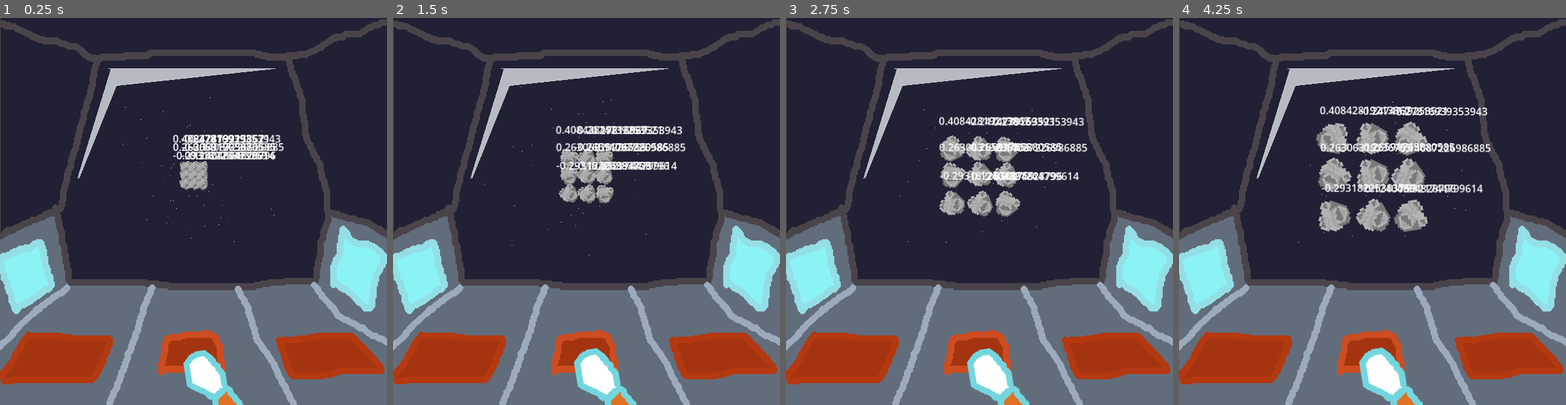
Above: before the commit, frames 1-4 (left to right).
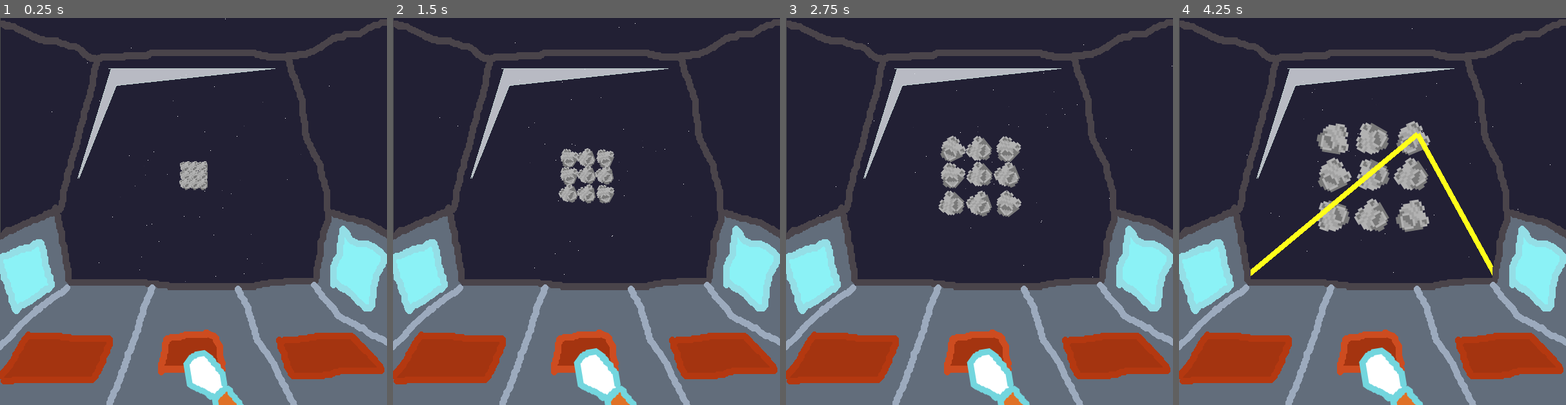
Above: after the commit, the same moments.

Repository: sugarvoid/alpha-space
Game: Godot game, scene res://game/game.tscn
The game is run twice, just before and just after one commit, with the same random seed, the same clock (stepped at 60 frames per second) and the same inputs. The project has no main scene, so this scene is started directly.
Inputs:
- Up to frame 1 (0.25 s): no input
- Up to frame 2 (1.5 s): no input
- Up to frame 3 (2.75 s): no input
- Up to frame 4 (4.25 s): no input

The runs differ from the first frame. In frame 1, 1.5% of the frame differs, in the area x 13-86%, y 0-69%; in frame 2, 2.0%; in frame 3, 2.4%; in frame 4, 4.2%, in the area x 17-96%, y 2-67%.

Commit message:
Added laser manager

Diff:
--- a/game/game.gd
+++ b/game/game.gd
@@ -1,9 +1,12 @@
+class_name Game
 extends Node2D
+
+@onready var fps_label: Control = get_node("CanvasLayer/FPSCounter")
 
 enum states {
 
 }
-@onready var fps_label: Control = get_node("CanvasLayer/FPSCounter")
+
 
 var state: int
 
--- a/game/game.tscn
+++ b/game/game.tscn
@@ -7,6 +7,7 @@
 [ext_resource type="PackedScene" uid="uid://chwyx6msikv4k" path="res://game/space_back_ground.tscn" id="5_cw3rp"]
 [ext_resource type="PackedScene" uid="uid://brpmynuyrhbkj" path="res://game/manager/meteor_manager.tscn" id="6_guurn"]
 [ext_resource type="PackedScene" uid="uid://b43yhcx7q06cy" path="res://game/hud/fps_counter.tscn" id="7_ufc36"]
+[ext_resource type="PackedScene" uid="uid://blypbjnijctbi" path="res://game/manager/laser_manager.tscn" id="8_05m1i"]
 
 [node name="Game" type="Node2D"]
 script = ExtResource("1_8vr4e")
@@ -14,15 +15,18 @@
 [node name="SpaceBackGround" parent="." instance=ExtResource("5_cw3rp")]
 position = Vector2(301, 297)
 
-[node name="CorkPit" parent="." instance=ExtResource("3_hqsl1")]
-
 [node name="StarField" parent="." instance=ExtResource("4_onjy1")]
 position = Vector2(301, 245)
+scale = Vector2(2, 2)
+
+[node name="MeteorManager" parent="." instance=ExtResource("6_guurn")]
+
+[node name="LaserManager" parent="." instance=ExtResource("8_05m1i")]
+
+[node name="CorkPit" parent="." instance=ExtResource("3_hqsl1")]
 
 [node name="Hand" parent="." instance=ExtResource("2_ni3ut")]
 position = Vector2(345, 562)
-
-[node name="MeteorManager" parent="." instance=ExtResource("6_guurn")]
 
 [node name="CanvasLayer" type="CanvasLayer" parent="."]
 visible = false
--- /dev/null
+++ b/game/laser/laser.gd
@@ -0,0 +1,32 @@
+class_name Laser
+extends Node2D
+
+@onready var line_2d: Line2D = get_node("Line2D")
+@onready var animation_player: AnimationPlayer = get_node("AnimationPlayer")
+
+var start_pos: Vector2
+var end_pos: Vector2
+
+func _ready() -> void:
+	assert(self.start_pos != Vector2.ZERO or self.start_pos != Vector2.ZERO, "Laser does not have a start or end point!")
+	self._create_line()
+	self.animation_player.play("flash")
+
+func _create_line() -> void:
+	self.line_2d.clear_points()
+	self.line_2d.add_point(self.start_pos)
+	self.line_2d.add_point(self.end_pos)
+
+
+func flash_lasers() -> void:
+	# Line2d.visible = false
+	# Line2d.visible = true
+	# maybe to x2
+	# false
+	pass
+
+func _remove_self() -> void:
+	self.queue_free()
+
+func _connect_child_signals() -> void:
+	self.animation_player.animation_finished.connect(_remove_self)
--- /dev/null
+++ b/game/laser/laser.tscn
@@ -0,0 +1,37 @@
+[gd_scene load_steps=4 format=3 uid="uid://dc5rsmpqsonru"]
+
+[ext_resource type="Script" path="res://game/laser/laser.gd" id="1_oaoc3"]
+
+[sub_resource type="Animation" id="Animation_rhkmv"]
+resource_name = "flash"
+length = 0.3
+tracks/0/type = "value"
+tracks/0/imported = false
+tracks/0/enabled = true
+tracks/0/path = NodePath(".:visible")
+tracks/0/interp = 1
+tracks/0/loop_wrap = true
+tracks/0/keys = {
+"times": PackedFloat32Array(0, 0.1, 0.2, 0.3),
+"transitions": PackedFloat32Array(1, 1, 1, 1),
+"update": 1,
+"values": [true, false, true, false]
+}
+
+[sub_resource type="AnimationLibrary" id="AnimationLibrary_1a7du"]
+_data = {
+"flash": SubResource("Animation_rhkmv")
+}
+
+[node name="Laser" type="Node2D"]
+script = ExtResource("1_oaoc3")
+
+[node name="Line2D" type="Line2D" parent="."]
+points = PackedVector2Array(76, 109, 385, 405)
+width = 8.0
+default_color = Color(1, 1, 0.101961, 1)
+
+[node name="AnimationPlayer" type="AnimationPlayer" parent="."]
+libraries = {
+"": SubResource("AnimationLibrary_1a7du")
+}
--- a/game/laser/lasers.gd
+++ /dev/null
@@ -1,27 +0,0 @@
-extends Node2D
-
-
-# Called when the node enters the scene tree for the first time.
-func _ready() -> void:
-	$Line2D.clear_points()
-	$Line2D.add_point(Vector2(190, 50))
-	$Line2D.add_point(Vector2(320, 74))
-	$Line2D.add_point(Vector2(20, 74))
-
-
-func create_laser_line(st_point: Vector2, end_point: Vector2) -> void:
-	$Line2D.clear_points()
-	$Line2D.add_point(st_point)
-	$Line2D.add_point(end_point)
-
-
-func flash_lasers() -> void:
-	# Line2d.visible = false
-	# Line2d.visible = true
-	# maybe to x2
-	# false
-	pass
-
-# Called every frame. 'delta' is the elapsed time since the previous frame.
-func _process(delta: float) -> void:
-	pass
--- a/game/laser/lasers.tscn
+++ /dev/null
@@ -1,22 +0,0 @@
-[gd_scene load_steps=3 format=3 uid="uid://5x5telfb5rpg"]
-
-[ext_resource type="Texture2D" uid="uid://mn0j3wbffi0e" path="res://game/laser/TEMP_laser.png" id="1_27dnc"]
-[ext_resource type="Script" path="res://game/laser/lasers.gd" id="1_oaoc3"]
-
-[node name="Lasers" type="Node2D"]
-script = ExtResource("1_oaoc3")
-
-[node name="Left" type="Sprite2D" parent="."]
-position = Vector2(72.5936, 370)
-scale = Vector2(-0.586035, 1)
-texture = ExtResource("1_27dnc")
-
-[node name="Right" type="Sprite2D" parent="."]
-position = Vector2(229, 371)
-scale = Vector2(0.523, 1)
-texture = ExtResource("1_27dnc")
-
-[node name="Line2D" type="Line2D" parent="."]
-points = PackedVector2Array(234, 79, 405, 426)
-width = 8.0
-default_color = Color(1, 1, 0.101961, 1)
--- /dev/null
+++ b/game/manager/laser_manager.gd
@@ -0,0 +1,28 @@
+class_name LaserManager
+extends Node2D
+
+@onready var left_turrent: Marker2D = get_node("Left")
+@onready var right_turrent: Marker2D = get_node("Right")
+
+const  p_laser: PackedScene = preload("res://game/laser/laser.tscn")
+
+
+func _ready() -> void:
+	pass
+
+func add_lasers_to_screen(target: Vector2) -> void:
+	var laser_left: Laser = p_laser.instantiate()
+	laser_left.start_pos = target
+	laser_left.end_pos = left_turrent.global_position
+
+	var laser_right: Laser = p_laser.instantiate()
+	laser_right.start_pos = target
+	laser_right.end_pos = right_turrent.global_position
+
+	self.add_child(laser_left)
+	self.add_child(laser_right)
+
+
+
+func _on_timer_timeout() -> void:
+	add_lasers_to_screen(Vector2(370, 180))
--- /dev/null
+++ b/game/manager/laser_manager.tscn
@@ -0,0 +1,18 @@
+[gd_scene load_steps=2 format=3 uid="uid://blypbjnijctbi"]
+
+[ext_resource type="Script" path="res://game/manager/laser_manager.gd" id="1_ftqdp"]
+
+[node name="LaserManager" type="Node2D"]
+script = ExtResource("1_ftqdp")
+
+[node name="Left" type="Marker2D" parent="."]
+position = Vector2(84, 418)
+
+[node name="Right" type="Marker2D" parent="."]
+position = Vector2(509, 433)
+
+[node name="Timer" type="Timer" parent="."]
+wait_time = 2.0
+autostart = true
+
+[connection signal="timeout" from="Timer" to="." method="_on_timer_timeout"]
--- a/game/manager/meteor_manager.gd
+++ b/game/manager/meteor_manager.gd
@@ -5,6 +5,8 @@
 @onready var outer_node: Node2D = get_node("Outer")
 
 const p_Meteor: PackedScene = preload("res://game/meteor/meteor.tscn")
+
+var current_meteors: Array
 
 var inner_positions: Array
 var outer_positions: Array
@@ -30,6 +32,8 @@
 	add_meteor_to_screen(7)
 	add_meteor_to_screen(8)
 
+	print(self.current_meteors)
+
 
 # Called every frame. 'delta' is the elapsed time since the previous frame.
 func _process(delta: float) -> void:
@@ -37,8 +41,10 @@
 
 func _add_meteor_to_child(child_num: int, meteor: Meteor) -> void:
 	self.inner_node.get_child(child_num).add_child(meteor)
+	self.current_meteors[child_num] = meteor
 
 func _resize_arrays() -> void:
+	self.current_meteors.resize(9)
 	self.inner_positions.resize(9)
 	self.outer_positions.resize(9)
 
--- a/game/manager/meteor_manager.tscn
+++ b/game/manager/meteor_manager.tscn
@@ -11,13 +11,13 @@
 position = Vector2(291, 234)
 
 [node name="1" type="Marker2D" parent="Inner"]
-position = Vector2(301, 234)
+position = Vector2(300, 234)
 
 [node name="2" type="Marker2D" parent="Inner"]
 position = Vector2(311, 234)
 
 [node name="3" type="Marker2D" parent="Inner"]
-position = Vector2(291, 244)
+position = Vector2(291, 245)
 
 [node name="4" type="Marker2D" parent="Inner"]
 position = Vector2(301, 244)
@@ -37,13 +37,13 @@
 [node name="Outer" type="Node2D" parent="."]
 
 [node name="0" type="Marker2D" parent="Outer"]
-position = Vector2(229, 179)
+position = Vector2(230, 180)
 
 [node name="1" type="Marker2D" parent="Outer"]
 position = Vector2(300, 180)
 
 [node name="2" type="Marker2D" parent="Outer"]
-position = Vector2(365, 181)
+position = Vector2(370, 180)
 
 [node name="3" type="Marker2D" parent="Outer"]
 position = Vector2(230, 245)
@@ -52,13 +52,13 @@
 position = Vector2(301, 244)
 
 [node name="5" type="Marker2D" parent="Outer"]
-position = Vector2(365, 246)
+position = Vector2(370, 245)
 
 [node name="6" type="Marker2D" parent="Outer"]
-position = Vector2(232, 317)
+position = Vector2(230, 317)
 
 [node name="7" type="Marker2D" parent="Outer"]
-position = Vector2(303, 318)
+position = Vector2(300, 318)
 
 [node name="8" type="Marker2D" parent="Outer"]
-position = Vector2(367, 318)
+position = Vector2(370, 318)
--- a/game/meteor/meteor.gd
+++ b/game/meteor/meteor.gd
@@ -30,14 +30,13 @@
 	self.sprite.scale = self.STARTING_SCALE
 	self.type = Meteor.TYPES.NUMBER
 	self.rotate_speed = self._get_ran_rotation_speed()
-	$label_rot_speed.text = str(self.rotate_speed)
 	self._move_to_end_pos()
 	self._increase_scale_to_one()
 	#######self._wobble()
 
 func _process(delta: float) -> void:
 	self.sprite.rotation += self.rotate_speed * delta
-	print(self.global_position)
+
 
 func check_for_match(input: String) -> bool:
 	return true
--- a/game/meteor/meteor.tscn
+++ b/game/meteor/meteor.tscn
@@ -27,12 +27,6 @@
 [node name="meteor" type="Node2D"]
 script = ExtResource("1_akqqa")
 
-[node name="label_rot_speed" type="Label" parent="."]
-offset_left = -20.0
-offset_top = -56.0
-offset_right = 20.0
-offset_bottom = -33.0
-
 [node name="Sprite2D" type="Sprite2D" parent="."]
 texture = ExtResource("2_gy8v2")
 
--- a/game/star_field/star_field.tscn
+++ b/game/star_field/star_field.tscn
@@ -20,7 +20,7 @@
 
 [node name="StarField" type="GPUParticles2D"]
 amount = 100
-lifetime = 1.4
+lifetime = 2.0
 preprocess = 3.0
 process_material = SubResource("ParticleProcessMaterial_4xhpi")
 script = ExtResource("1_fbwtk")
--- a/project.godot
+++ b/project.godot
@@ -10,6 +10,21 @@
 
 _global_script_classes=[{
 "base": "Node2D",
+"class": &"Game",
+"language": &"GDScript",
+"path": "res://game/game.gd"
+}, {
+"base": "Node2D",
+"class": &"Laser",
+"language": &"GDScript",
+"path": "res://game/laser/laser.gd"
+}, {
+"base": "Node2D",
+"class": &"LaserManager",
+"language": &"GDScript",
+"path": "res://game/manager/laser_manager.gd"
+}, {
+"base": "Node2D",
 "class": &"Meteor",
 "language": &"GDScript",
 "path": "res://game/meteor/meteor.gd"
@@ -20,6 +35,9 @@
 "path": "res://game/manager/meteor_manager.gd"
 }]
 _global_script_class_icons={
+"Game": "",
+"Laser": "",
+"LaserManager": "",
 "Meteor": "",
 "MeteorManager": ""
 }
Not shown: 1 places in game/game.tscn that only renumber resources
